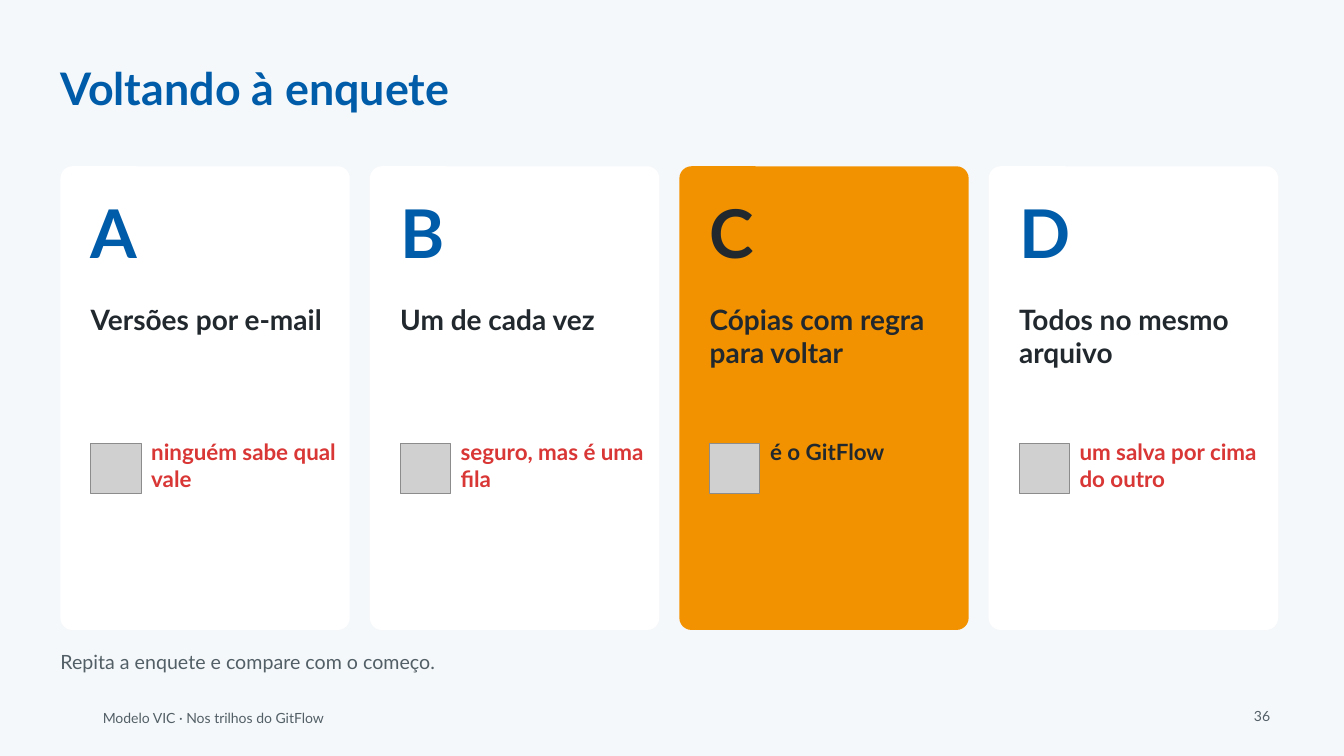
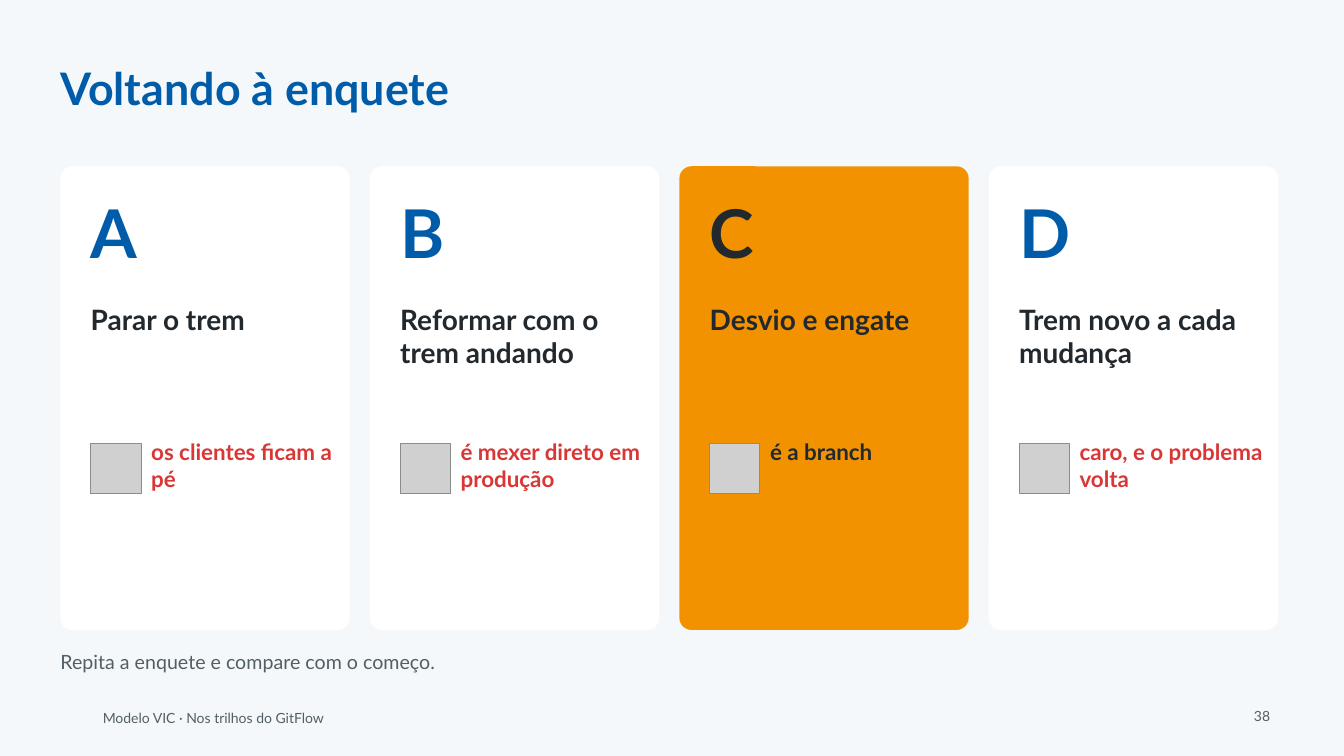
Before and after one commit to andromarcio/modelo-vic, a slide deck: slide 38 of treinamento/oficina-nos-trilhos/1-slides-nos-trilhos.pptx (slide 36 before the commit). Drawn at 1344x756 pixels with LibreOffice and Linux fonts; fonts in the diff are those of the drawing; grey boxes stand for pictures; background and template pictures are left out. Boxes give left, top, right and bottom in pixels: in the first picture for what was removed or moved away, otherwise in the second. Text is boxed around its words. In the diff, an @@ line names an element or a change of style, - is before the commit and + after.

```diff
--- a/treinamento/oficina-nos-trilhos/1-slides-nos-trilhos.pptx
+++ b/treinamento/oficina-nos-trilhos/1-slides-nos-trilhos.pptx
@@ text at <box>91,309,245,331</box>: text changed @@
-Versões por e-mail
+Parar o trem
@@ text at <box>400,309,598,364</box>: text changed @@
-Um de cada vez
+Reformar com o trem andando
@@ text at <box>710,309,909,335</box>: text changed @@
-Cópias com regra para voltar
+Desvio e engate
@@ text at <box>1019,309,1236,368</box>: text changed @@
-Todos no mesmo arquivo
+Trem novo a cada mudança
@@ text at <box>151,443,332,491</box>: text changed @@
-ninguém sabe qual vale
+os clientes ficam a pé
@@ text at <box>461,443,640,491</box>: text changed @@
-seguro, mas é uma fila
+é mexer direto em produção
@@ text at <box>770,443,872,460</box>: text changed @@
-é o GitFlow
+é a branch
@@ text at <box>1080,443,1263,487</box>: text changed @@
-um salva por cima do outro
+caro, e o problema volta
@@ page number at <box>1254,711,1270,721</box>: text changed @@
-36
+38
```
Also in this commit, not shown: 27 other slides changed, 8 slides added, 6 slides removed, 8 other files.
